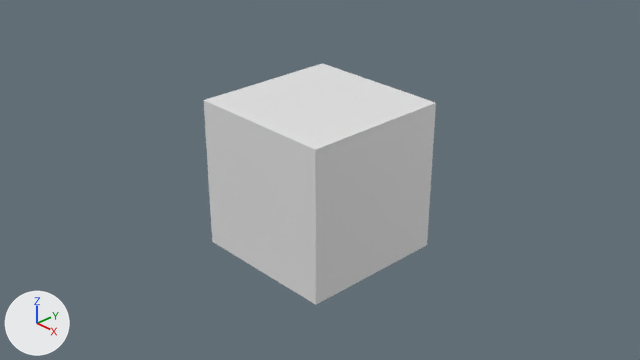
Before and after pictures for a commit that changed the Blender file CG_FINAL/models/place/scene.blend.
One viewpoint serves both versions: the file's camera 'Camera'. Every picture has the same lights, and +X, +Y and +Z are marked at lower left.
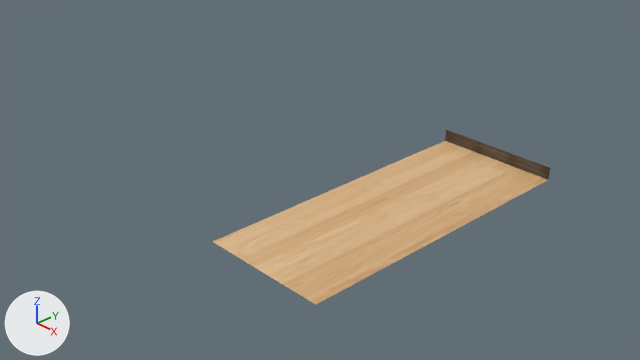
The newer file is also rescaled (x100.0), turned or shifted as a whole; pictures and numbers use the older file's frame.

The change, as JSON lines over the scene's bpy script:
```json
{"op": "add", "block": "img_wood_png", "code": ["img_wood_png = load_image('wood.png', 'wood.png', 256, 256, 'sRGB')"]}
{"op": "add", "block": "img_brickwall_jpg", "code": ["img_brickwall_jpg = load_image('brickwall.jpg', 'brickwall.jpg', 64, 64, 'sRGB')"]}
{"op": "add", "block": "mat_material_001", "code": ["mat_material_001 = principled_material('Material.001')", "mat_material_001.texture = img_wood_png"]}
{"op": "add", "block": "mat_material_002", "code": ["mat_material_002 = principled_material('Material.002')", "mat_material_002.texture = img_brickwall_jpg"]}
{"block": "me_cube", "where": "me_cube.from_pydata(...)  # 8 vertices, 6 faces; spans x -1.0..1.0, y -1.0..1.0, z -1.0..1.0"}
{"op": "remove", "block": "me_cube", "code": "me_cube.materials.append(mat_material)  # white #e7e7e7"}
{"op": "add", "block": "me_cube", "code": "me_cube.materials.append(mat_material_001)  # picture img_wood_png"}
{"op": "add", "block": "me_cube_001", "code": ["me_cube_001 = bpy.data.meshes.new('Cube.001')", "me_cube_001.from_pydata(...)  # a box spanning x -1.0..1.0, y -1.0..1.0, z -1.0..1.0", "me_cube_001.materials.append(mat_material_002)  # picture img_brickwall_jpg"]}
{"op": "set", "path": "ob_cube.location", "old": "(0.0, 0.0, 0.0)", "new": "(0.0, 1.4, -1.0)"}
{"op": "set", "path": "ob_cube.scale", "old": "(1.0, 1.0, 1.0)", "new": "(1.0, 2.4, 0.001)"}
{"op": "add", "block": "ob_cube_001", "code": ["ob_cube_001 = bpy.data.objects.new('Cube.001', me_cube_001)", "ob_cube_001.location = (0.0, 3.8, -0.9)", "ob_cube_001.scale = (1.0, 0.005, 0.1)"]}
```

What differs and where, as boxes (x1, y1, x2, y2) in the pictures (640 x 360 px):
```json
{"object": "Cube", "change": "recoloured, moved, rescaled", "before": [204, 63, 436, 305], "after": [213, 141, 548, 305], "on screen": "44% wider, 32% shorter"}
{"object": "Cube.001", "change": "added", "after": [445, 129, 550, 180], "on screen": "brown"}
```
